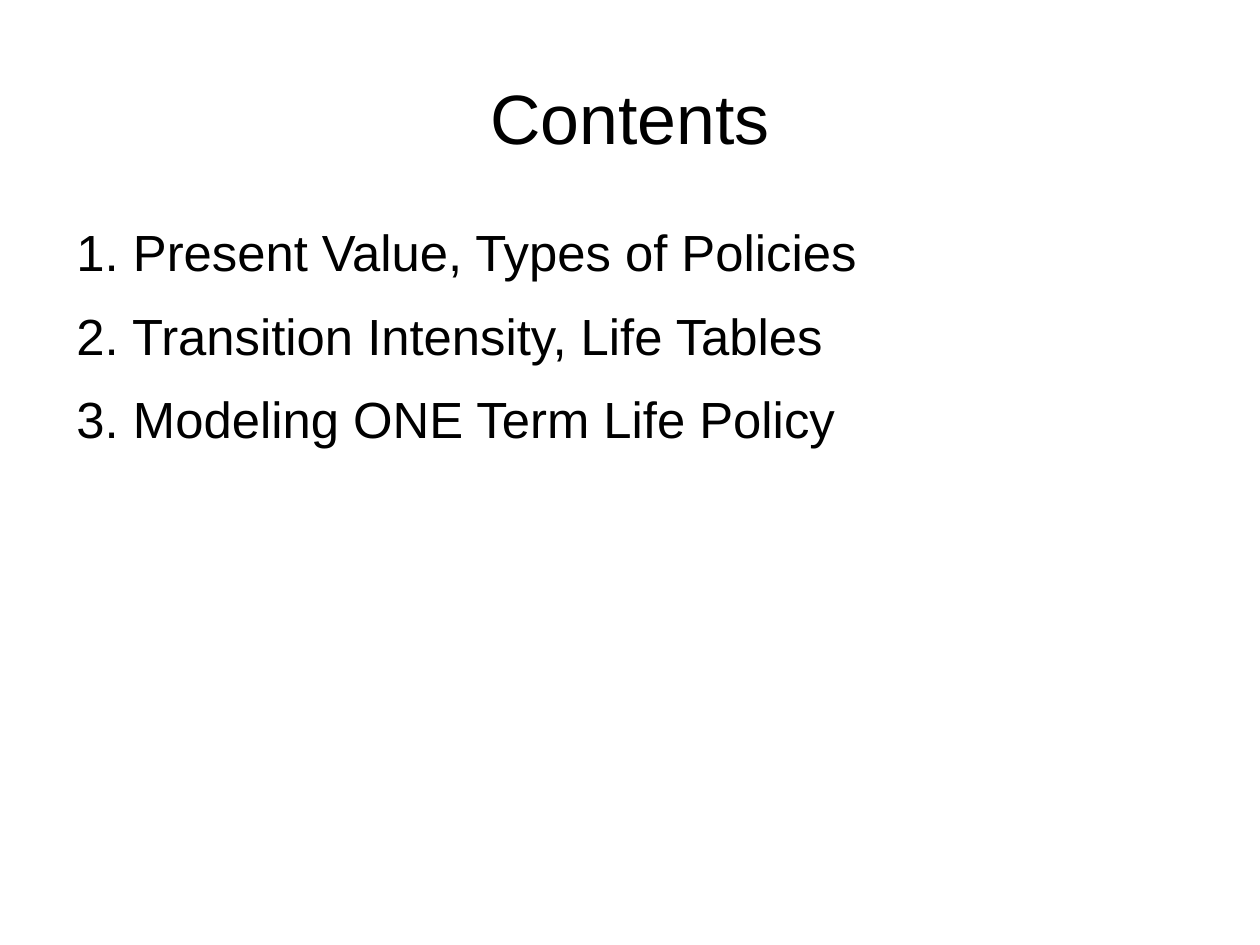
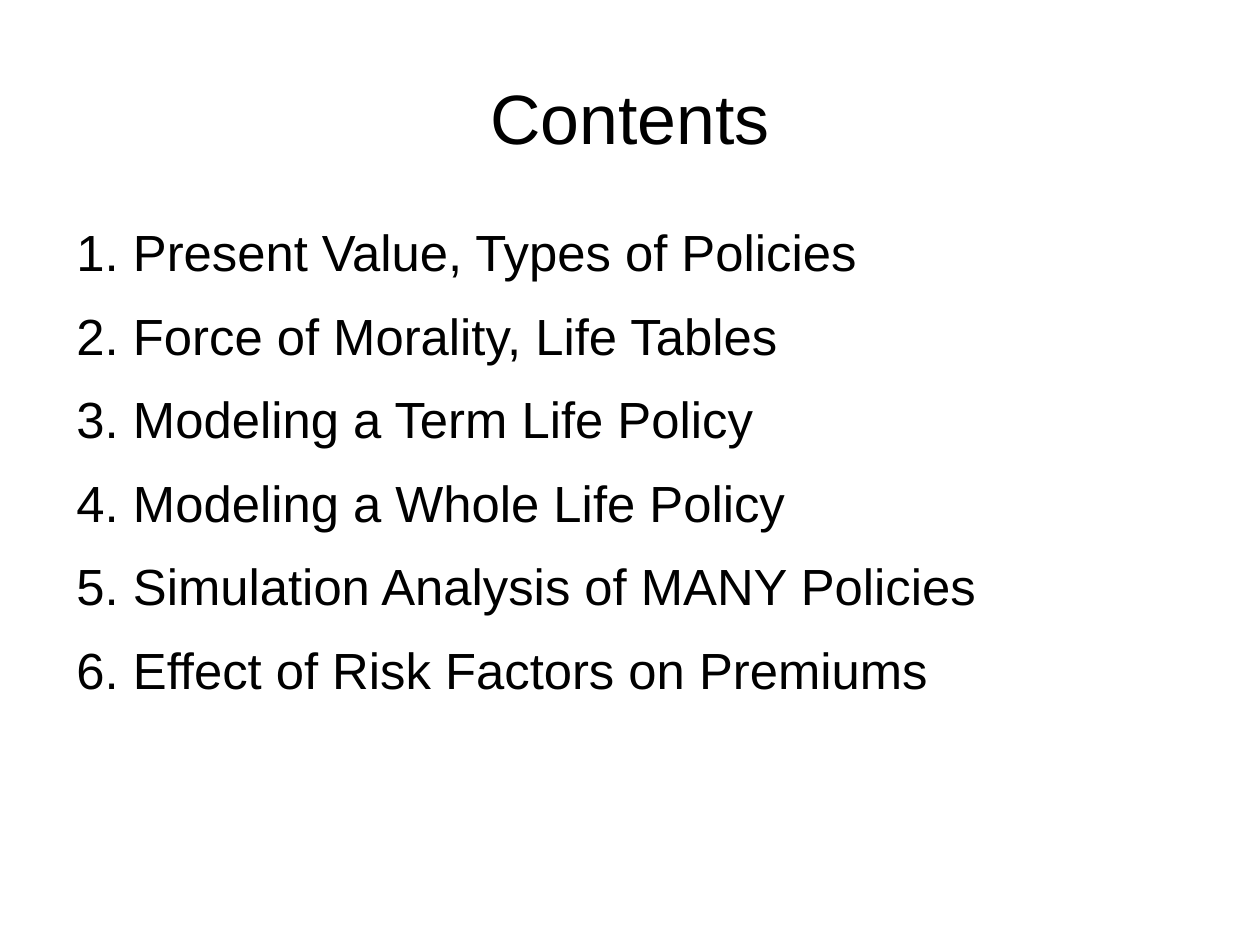
Before and after one commit to rockp1/Julia, a slide deck: slide 3 of juliaActuarial/docs/SlidesActuarial.odp. Drawn at 1260x945 pixels with LibreOffice and Linux fonts; fonts in the diff are those of the drawing. Boxes give left, top, right and bottom in pixels: in the first picture for what was removed or moved away, otherwise in the second. Text is boxed around its words. In the diff, an @@ line names an element or a change of style, - is before the commit and + after.

Commit message:
latest slides

```diff
--- a/juliaActuarial/docs/SlidesActuarial.odp
+++ b/juliaActuarial/docs/SlidesActuarial.odp
@@ text at <box>133,318,976,690</box>: text changed @@
-2. Transition Intensity, Life Tables
-3. Modeling ONE Term Life Policy
+2. Force of Morality, Life Tables
+3. Modeling a Term Life Policy
+4. Modeling a Whole Life Policy
+5. Simulation Analysis of MANY Policies
+6. Effect of Risk Factors on Premiums
```
Also in this commit, not shown: 1 slide added, 1 slide removed, 1 other file.
